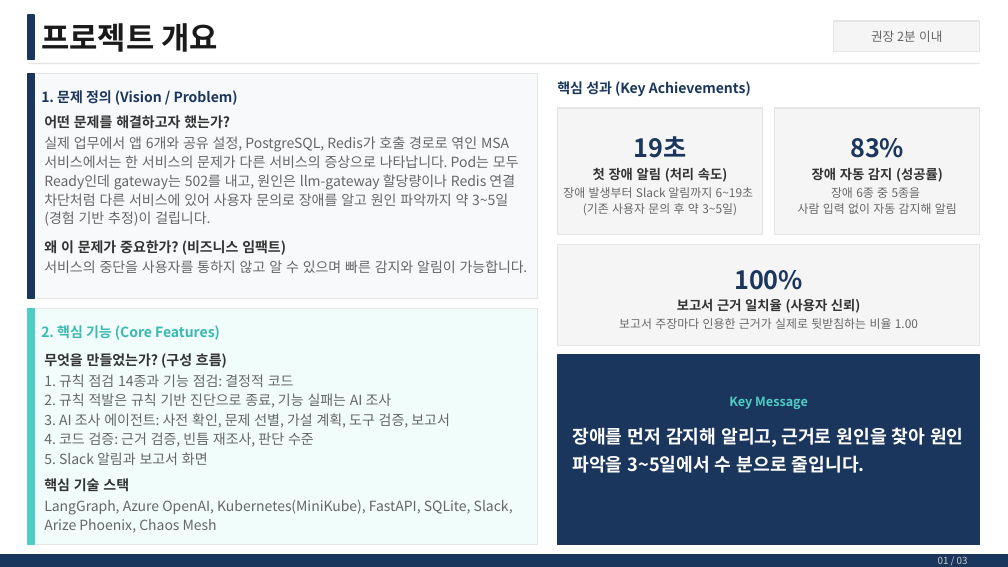
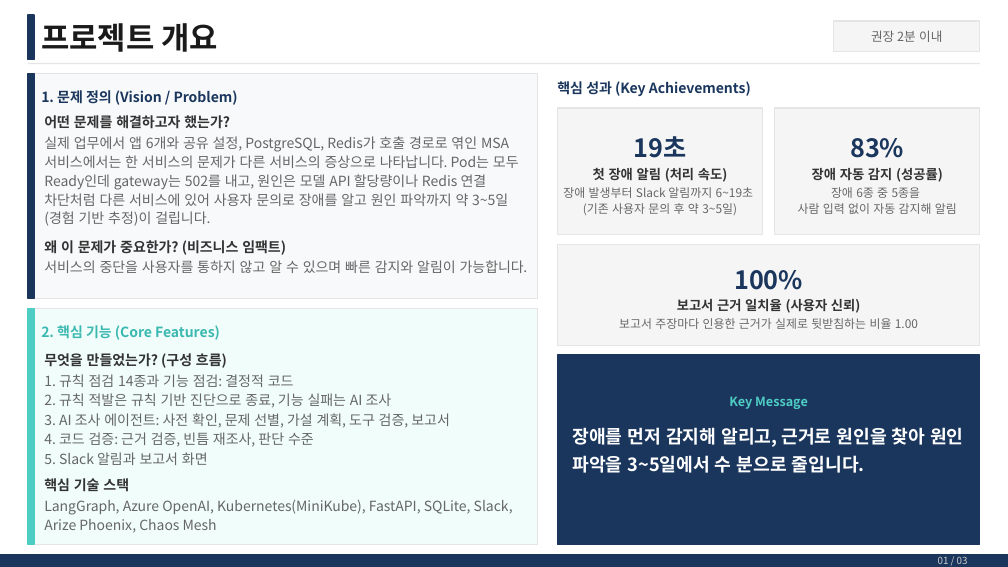
Before and after one commit to skax-jihyeryu/KubeGuardian, a slide deck: slide 2 of docs/산출물/AI_Master_Project_최종발표_류지혜_11791_v0.2.pptx. Drawn at 1008x567 pixels with LibreOffice and Linux fonts; fonts in the diff are those of the drawing. Boxes give left, top, right and bottom in pixels: in the first picture for what was removed or moved away, otherwise in the second. Text is boxed around its words. In the diff, an @@ line names an element or a change of style, - is before the commit and + after.

```diff
--- a/docs/산출물/AI_Master_Project_최종발표_류지혜_11791_v0.2.pptx
+++ b/docs/산출물/AI_Master_Project_최종발표_류지혜_11791_v0.2.pptx
@@ text at (44, 136, 519, 226): text changed @@
-실제 업무에서 앱 6개와 공유 설정, PostgreSQL, Redis가 호출 경로로 엮인 MSA 서비스에서는 한 서비스의 문제가 다른 서비스의 증상으로 나타납니다. Pod는 모두 Ready인데 gateway는 502를 내고, 원인은 llm-gateway 할당량이나 Redis 연결 차단처럼 다른 서비스에 있어 사용자 문의로 장애를 알고 원인 파악까지 약 3~5일(경험 기반 추정)이 걸립니다.
+실제 업무에서 앱 6개와 공유 설정, PostgreSQL, Redis가 호출 경로로 엮인 MSA 서비스에서는 한 서비스의 문제가 다른 서비스의 증상으로 나타납니다. Pod는 모두 Ready인데 gateway는 502를 내고, 원인은 모델 API 할당량이나 Redis 연결 차단처럼 다른 서비스에 있어 사용자 문의로 장애를 알고 원인 파악까지 약 3~5일(경험 기반 추정)이 걸립니다.
```
Also in this commit, not shown: 11 other files.
